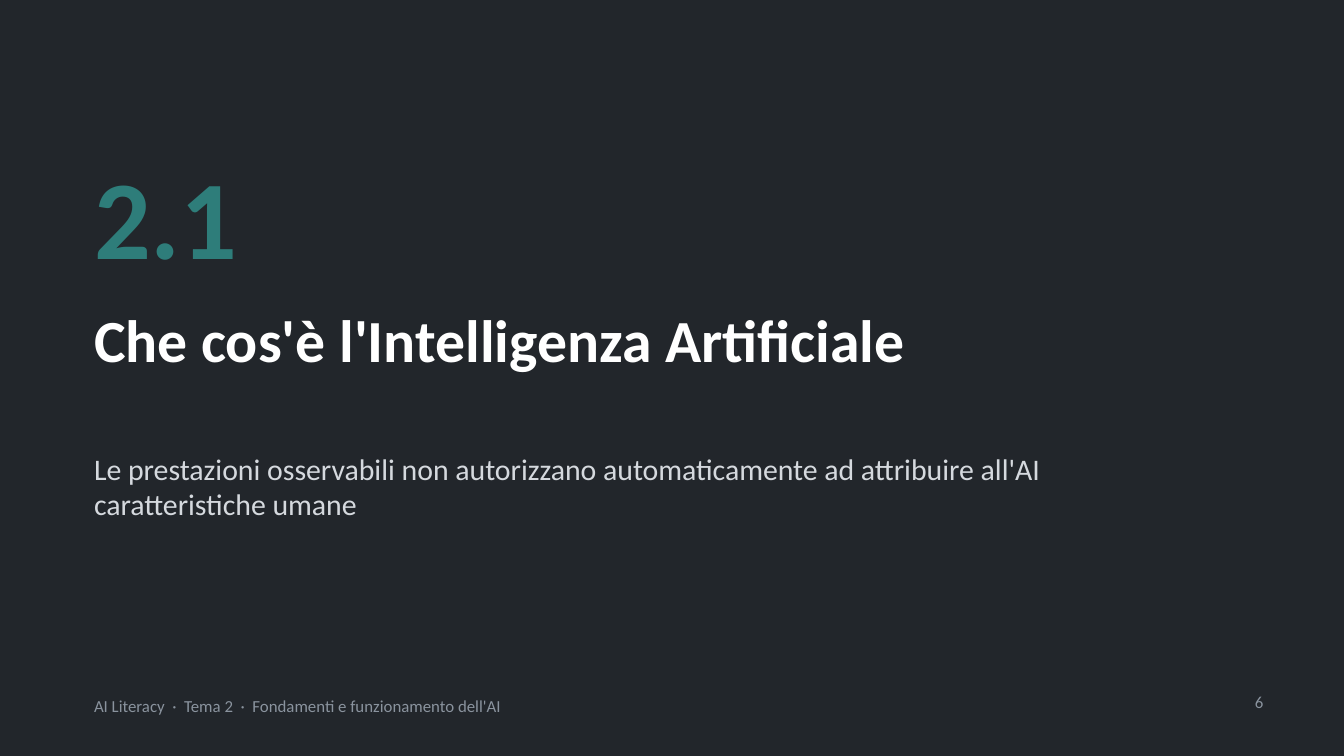
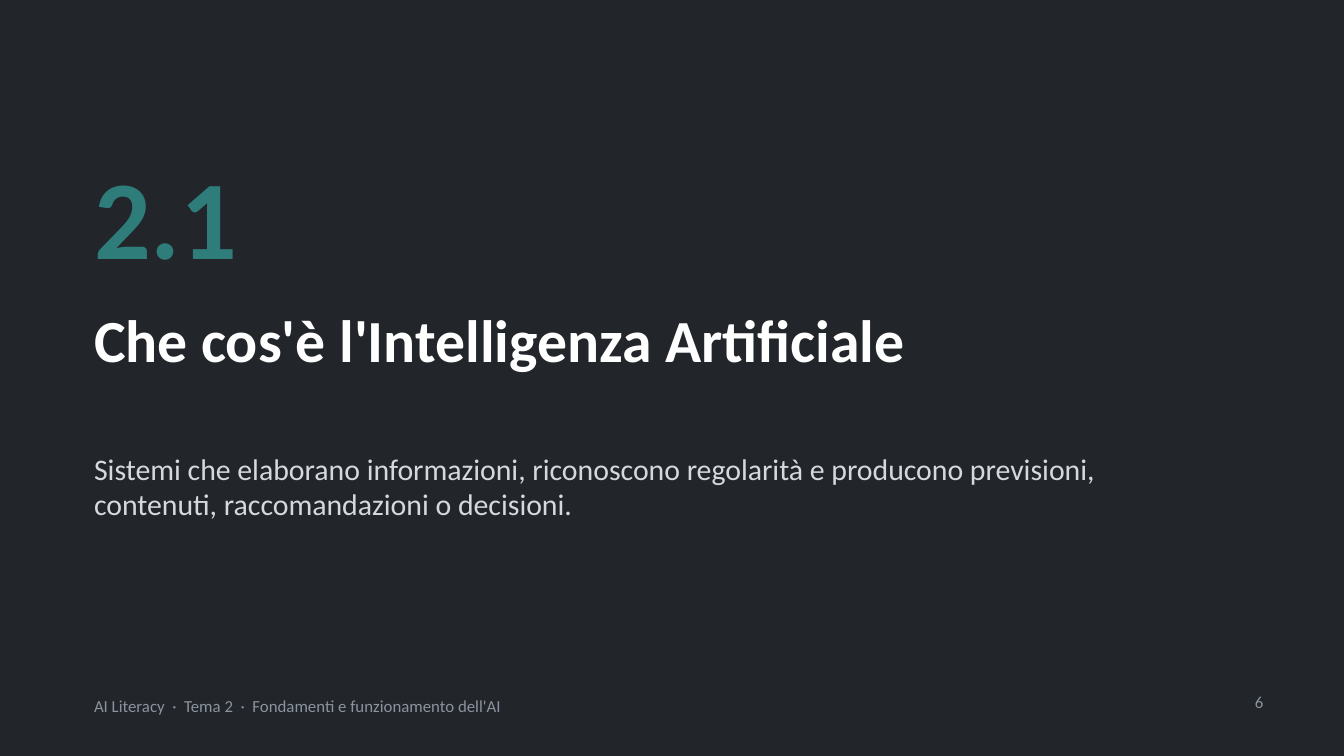
Before and after one commit to NetAi-IT/Formazione-AI-Literacy-Official, a slide deck: slide 6 of Base/Tema2_Fondamenti_e_funzionamento_AI.pptx. Drawn at 1344x756 pixels with LibreOffice and Linux fonts; fonts in the diff are those of the drawing. Boxes give left, top, right and bottom in pixels: in the first picture for what was removed or moved away, otherwise in the second. Text is boxed around its words. In the diff, an @@ line names an element or a change of style, - is before the commit and + after.

```diff
--- a/Base/Tema2_Fondamenti_e_funzionamento_AI.pptx
+++ b/Base/Tema2_Fondamenti_e_funzionamento_AI.pptx
@@ text at (94, 459, 1095, 519): text changed @@
-Le prestazioni osservabili non autorizzano automaticamente ad attribuire all'AI caratteristiche umane
+Sistemi che elaborano informazioni, riconoscono regolarità e producono previsioni, contenuti, raccomandazioni o decisioni.
```
Also in this commit, not shown: 41 other slides changed, 2 other files.
